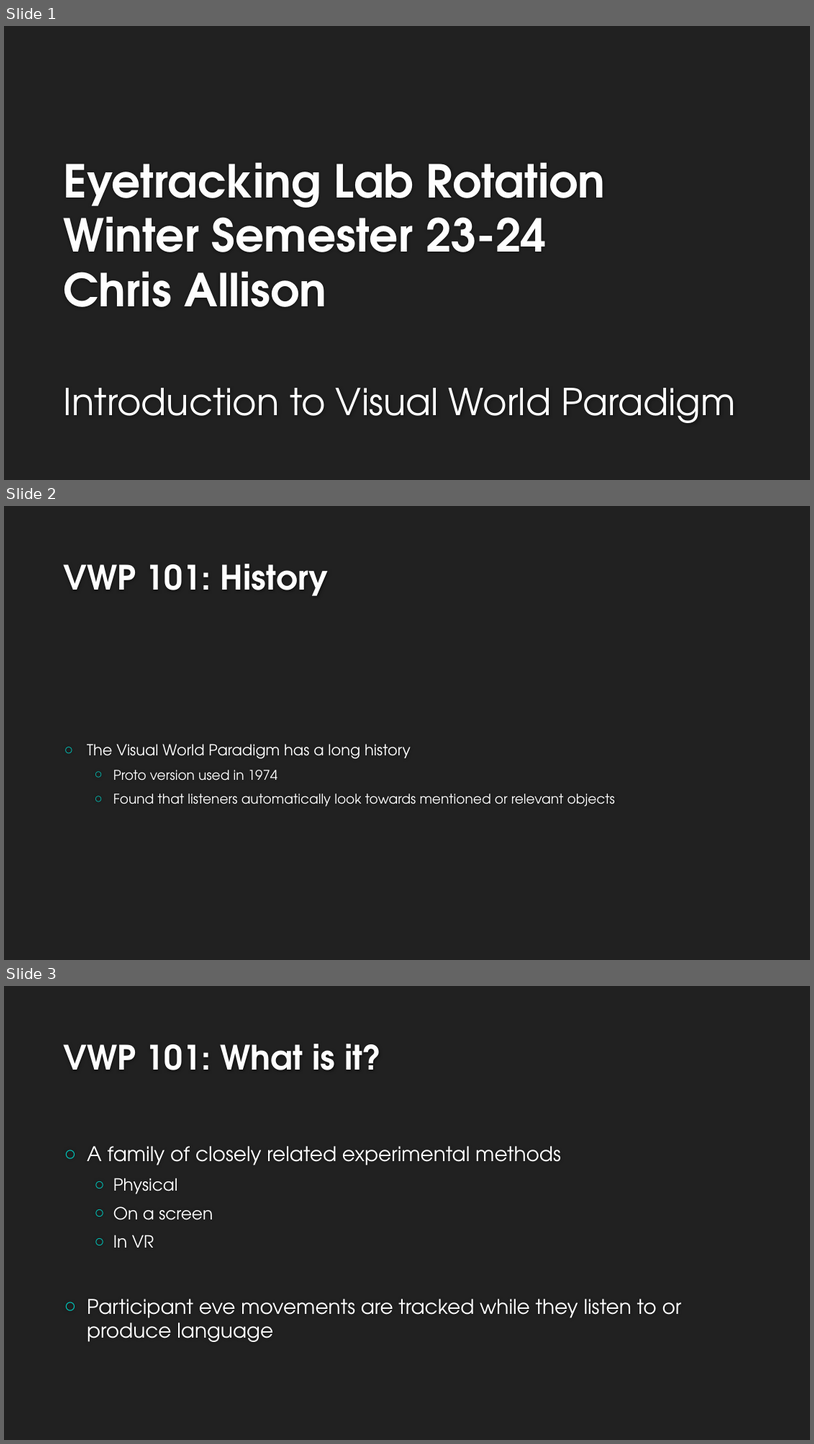
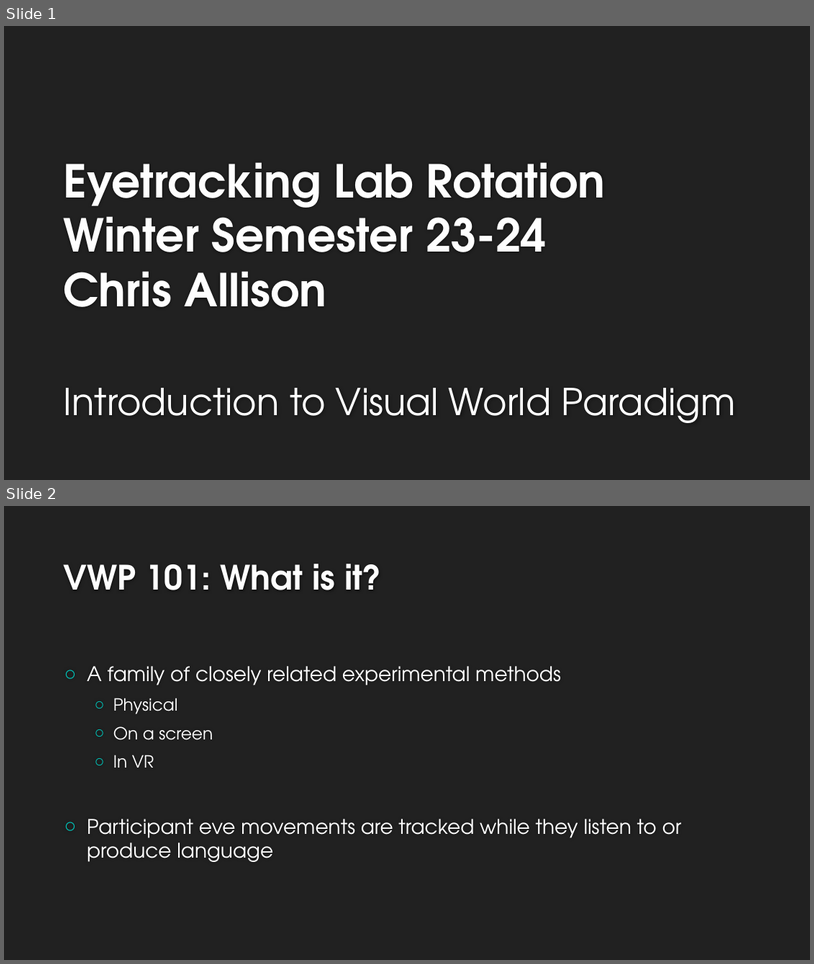
Before and after one commit to allisoct/ETLR23-24, a slide deck: slides/Day3.pptx. Shown one above the other, each under a label of ours: slides 1, 2 and 3 before the commit, slides 1 and 2 after it. The pictures are 814x1444 and 814x964 pixels, drawn with LibreOffice and Linux fonts; fonts in the diff are those of the drawing; background and template pictures are left out. Boxes give left, top, right and bottom in pixels: in the first picture for what was removed or moved away, otherwise in the second. Text is boxed around its words. In the diff, an @@ line names an element or a change of style, - is before the commit and + after.

```diff
--- a/slides/Day3.pptx
+++ b/slides/Day3.pptx
@@ slide 2 removed at (4,506,810,960), background #212121 @@
@@ title removed at (64,564,329,596) @@
-VWP 101: History
@@ text removed at (87,744,615,806) @@
-○ The Visual World Paradigm has a long history
-  ○ Proto version used in 1974
-  ○ Found that listeners automatically look towards mentioned or relevant objects
@@ what was slide 3 is now slide 2 @@
```
Also in this commit, not shown: 2 slides changed, 7 slides added.
